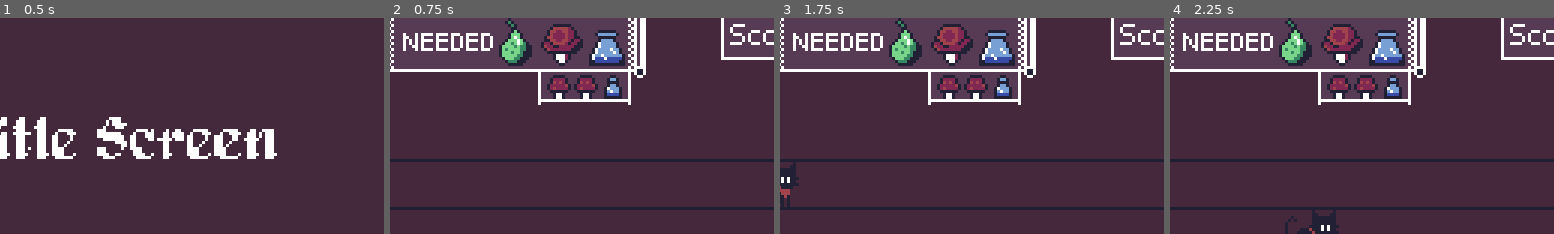
Above: before the commit, frames 1-4 (left to right).
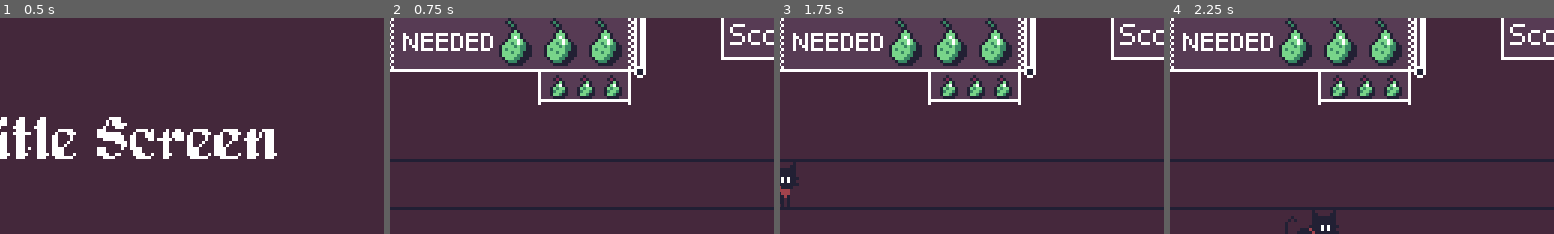
Above: after the commit, the same moments.

Repository: Bazooh/BlackCatJam
Game: Godot game, scene res://ui/menu.tscn
The game is run twice, just before and just after one commit, with the same random seed, the same clock (stepped at 60 frames per second) and the same inputs. The engine's default icon, where the game draws it, is replaced by a stand-in: a white triangle on a blue panel in a dark square.
Inputs:
- Up to frame 1 (0.5 s): no input
- Up to frame 2 (0.75 s): click "Start" at 0.5 s
- Up to frame 3 (1.75 s): hold Right (right) from 1.28 s (still down)
- Up to frame 4 (2.25 s): release Right (right) at 2.03 s; hold S (down) from 2.03 s (still down)
The pictures show only the part of the screen within x 34-84%, y 0-50%; the shares and areas given below are measured in that part.

Frame 1 is identical in both runs. In frame 2, 3.8% of the frame differs, in the area x 39-62%, y 0-38%; in frame 3, 3.8%; in frame 4, 3.8%.

Commit message:
fix wand

Diff:
--- a/entities/items/effects/change_items.gd
+++ b/entities/items/effects/change_items.gd
@@ -6,7 +6,7 @@
 	Game.level_generator.items_node.clear()
 
 	for _item in items_node:
-		if not is_instance_valid(_item):
+		if not is_instance_valid(_item) or _item == item:
 			continue
 
 		var new_item: Item = Game.witch.get_usable_items().pick_random().instantiate()
@@ -15,10 +15,17 @@
 		new_item.rotation = _item.rotation
 		new_item.scale = _item.scale
 
-		if _item.has_node("Effects/Drop") and new_item.has_node("Effects/Drop") and _item.get_node("Effects/Drop").is_dropping:
-			new_item.get_node("Effects/Drop").is_dropping = true
+		if _item.has_node("Effects/Drop") and new_item.has_node("Effects/Drop"):
+			var drop: Drop = _item.get_node("Effects/Drop")
+			var new_drop: Drop = new_item.get_node("Effects/Drop")
+
+			if drop.is_dropping:
+				new_drop.is_dropping = true
+				new_drop.speed = drop.speed
 
 		Game.level_generator.items_node.append(new_item)
 
-		_item.get_parent().add_child(new_item)
+		_item.get_parent().add_child.call_deferred(new_item)
 		_item.queue_free()
+
+	item.queue_free()
--- a/entities/items/effects/drop.gd
+++ b/entities/items/effects/drop.gd
@@ -1,7 +1,8 @@
 class_name Drop extends Effect
 
 
-@export var drop_speed: float = 300.0
+@export var speed := Vector2(0.0, 0.0)
+@export var gravity: float = 500.0
 
 # const floor_y: int = 143
 
@@ -19,4 +20,5 @@
 
 func _process(delta) -> void:
 	if is_dropping:
-		item.position.y += drop_speed * delta
+		speed += Vector2(0.0, gravity * delta)
+		item.position += speed * delta
--- /dev/null
+++ b/entities/items/ingredients/mouse.tscn
@@ -0,0 +1,16 @@
+[gd_scene load_steps=4 format=3 uid="uid://f6hr3fewlrnb"]
+
+[ext_resource type="PackedScene" uid="uid://dxim7lnrsikvr" path="res://entities/items/ingredient.tscn" id="1_i1hv1"]
+[ext_resource type="Texture2D" uid="uid://dhd4e4hp1ss21" path="res://art/Ingredients.png" id="2_1csoh"]
+
+[sub_resource type="AtlasTexture" id="AtlasTexture_i0cjt"]
+atlas = ExtResource("2_1csoh")
+region = Rect2(0, 0, 16, 16)
+
+[node name="Pear" instance=ExtResource("1_i1hv1")]
+
+[node name="Sprite" parent="." index="0"]
+texture = SubResource("AtlasTexture_i0cjt")
+
+[node name="IngredientEffect" parent="Effects" index="1"]
+once = true
--- /dev/null
+++ b/entities/items/ingredients/slime_jar.tscn
@@ -0,0 +1,16 @@
+[gd_scene load_steps=4 format=3 uid="uid://bg7k5ovs5oen6"]
+
+[ext_resource type="PackedScene" uid="uid://dxim7lnrsikvr" path="res://entities/items/ingredient.tscn" id="1_bbk4m"]
+[ext_resource type="Texture2D" uid="uid://dhd4e4hp1ss21" path="res://art/Ingredients.png" id="2_m03ad"]
+
+[sub_resource type="AtlasTexture" id="AtlasTexture_i0cjt"]
+atlas = ExtResource("2_m03ad")
+region = Rect2(0, 0, 16, 16)
+
+[node name="Pear" instance=ExtResource("1_bbk4m")]
+
+[node name="Sprite" parent="." index="0"]
+texture = SubResource("AtlasTexture_i0cjt")
+
+[node name="IngredientEffect" parent="Effects" index="1"]
+once = true
--- /dev/null
+++ b/entities/items/ingredients/toad.tscn
@@ -0,0 +1,16 @@
+[gd_scene load_steps=4 format=3 uid="uid://cejwcsg6c1cvd"]
+
+[ext_resource type="PackedScene" uid="uid://dxim7lnrsikvr" path="res://entities/items/ingredient.tscn" id="1_a6kjo"]
+[ext_resource type="Texture2D" uid="uid://dhd4e4hp1ss21" path="res://art/Ingredients.png" id="2_5twaa"]
+
+[sub_resource type="AtlasTexture" id="AtlasTexture_i0cjt"]
+atlas = ExtResource("2_5twaa")
+region = Rect2(0, 0, 16, 16)
+
+[node name="Pear" instance=ExtResource("1_a6kjo")]
+
+[node name="Sprite" parent="." index="0"]
+texture = SubResource("AtlasTexture_i0cjt")
+
+[node name="IngredientEffect" parent="Effects" index="1"]
+once = true
--- a/entities/items/item.tscn
+++ b/entities/items/item.tscn
@@ -65,7 +65,6 @@
 
 [node name="Drop" type="Node" parent="Effects"]
 script = ExtResource("3_kghsp")
-drop_speed = 200.0
 
 [node name="Animation" type="Node" parent="Effects"]
 script = ExtResource("4_38l55")
